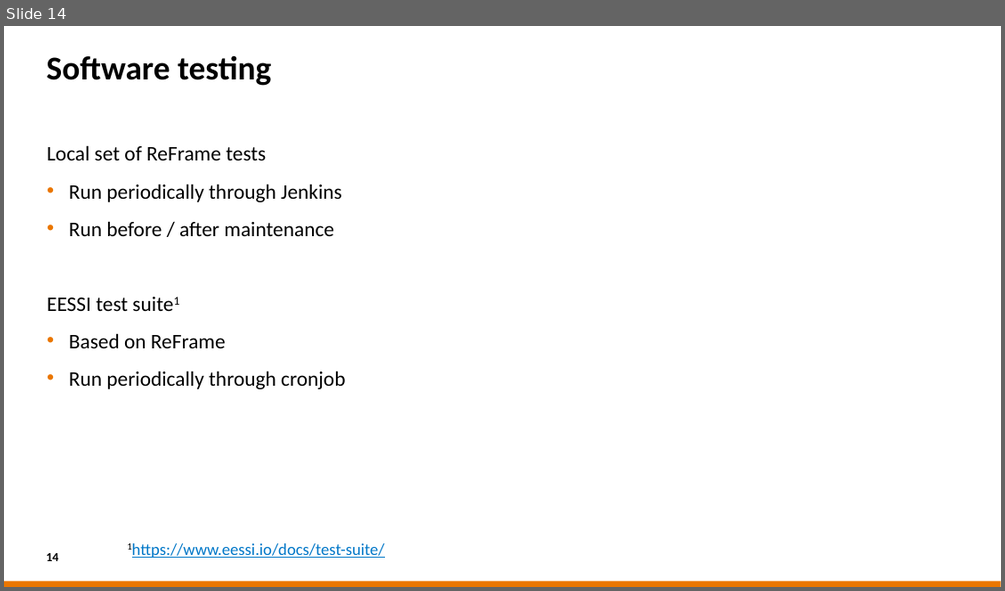
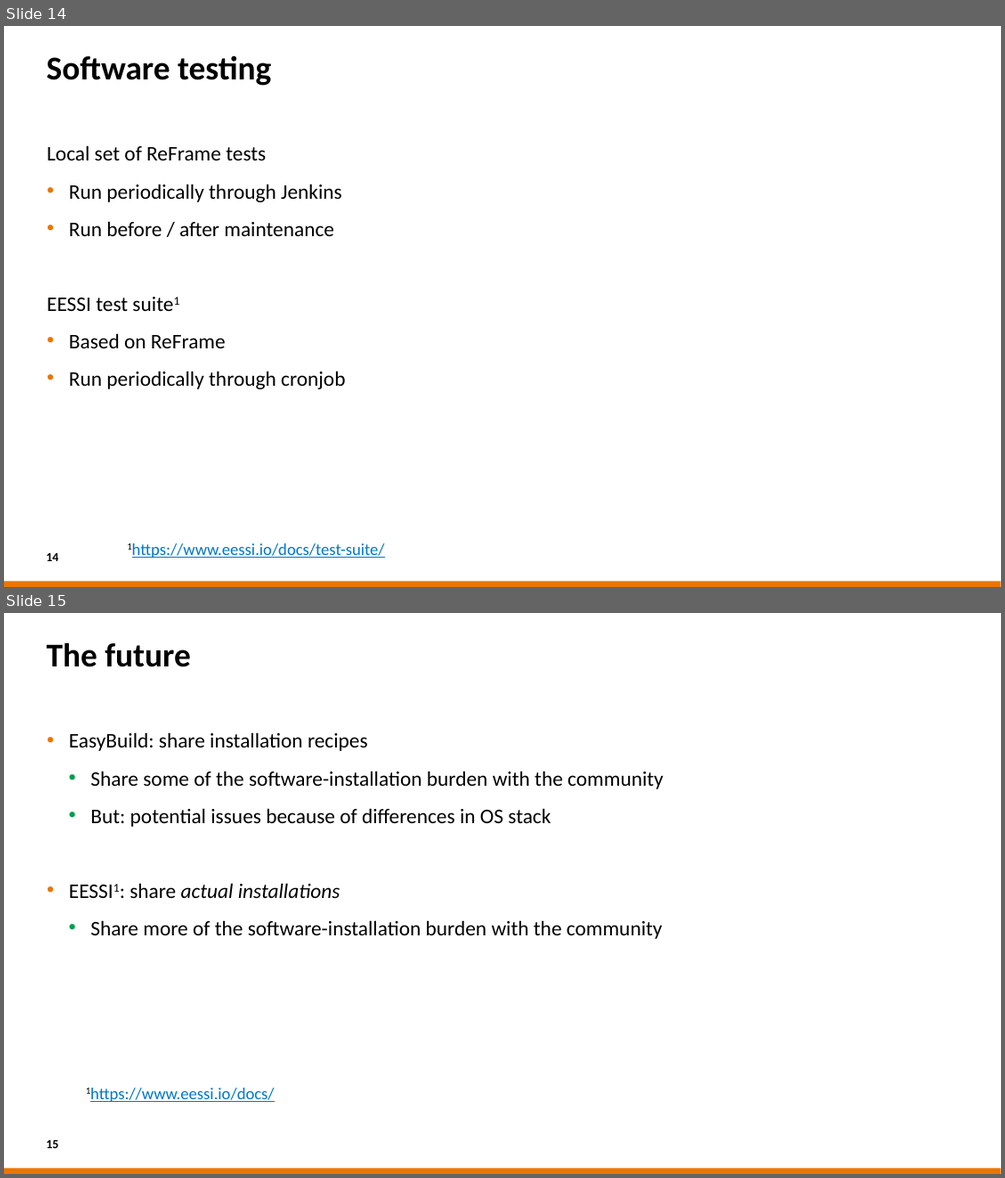
Before and after one commit to casparvl/EUM25, a slide deck: 2025-03-18 EasyBuild User Meeting - EasyBuild at SURF.pptx. Shown one above the other, each under a label of ours: slide 14 before the commit, slides 14 and 15 after it. The pictures are 1005x591 and 1005x1178 pixels, drawn with LibreOffice and Linux fonts; fonts in the diff are those of the drawing; background and template pictures are left out. Boxes give left, top, right and bottom in pixels: in the first picture for what was removed or moved away, otherwise in the second. Text is boxed around its words. In the diff, an @@ line names an element or a change of style, - is before the commit and + after.

```diff
--- a/2025-03-18 EasyBuild User Meeting - EasyBuild at SURF.pptx
+++ b/2025-03-18 EasyBuild User Meeting - EasyBuild at SURF.pptx
@@ slide 15 added at bbox=[4, 613, 1001, 1174], background #FFFFFF; not listed: 1 template element that a slide beside it also shows @@
@@ title added at bbox=[47, 642, 190, 667], 32 pt, text #000000, bold @@
+The future
@@ text added at bbox=[69, 732, 663, 939], 20 pt, text #000000 @@
+• EasyBuild: share installation recipes
+  • Share some of the software-installation burden with the community
+  • But: potential issues because of differences in OS stack
+• EESSI1: share actual installations
+  • Share more of the software-installation burden with the community
@@ text added at bbox=[90, 1087, 274, 1102], 16 pt, text #0077C8, underline @@
+1https://www.eessi.io/docs/
@@ page number added at bbox=[46, 1140, 58, 1148], 12 pt, text #000000, bold @@
+15
```
Also in this commit, not shown: 8 slides changed, 1 other slide added, 1 other file.
